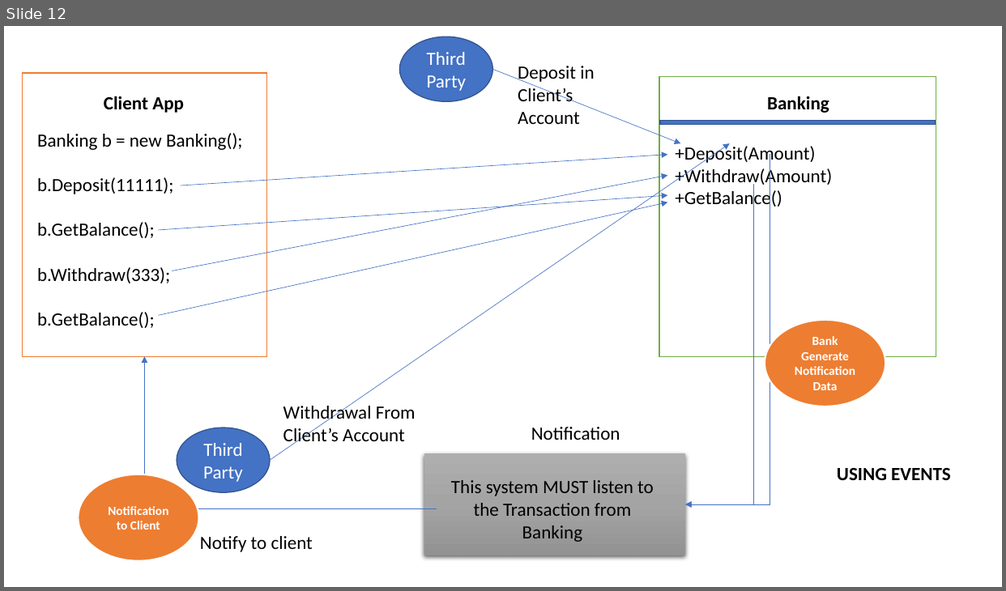
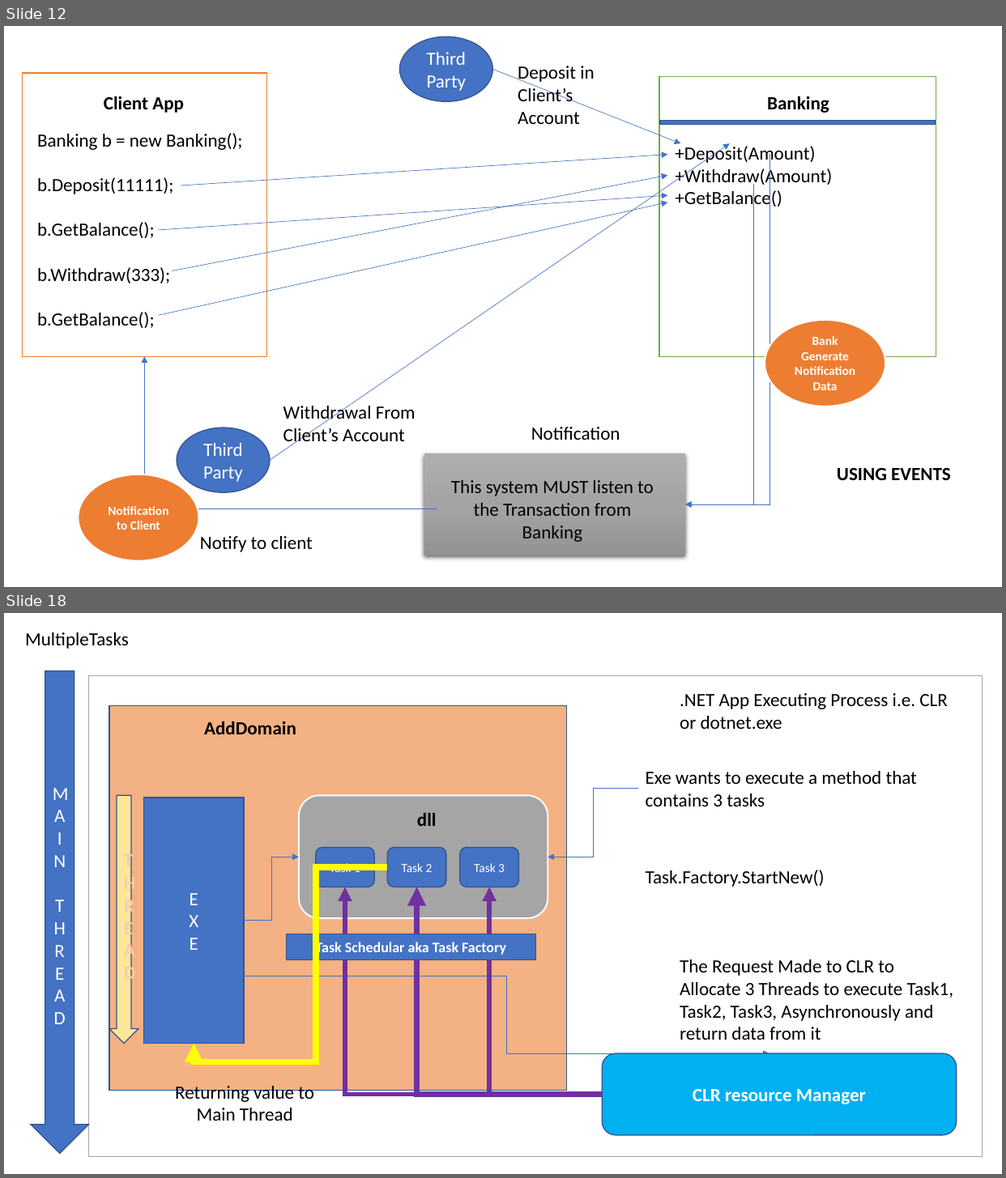
Before and after one commit to maheshsabnis/CS_Applications_MB, a slide deck: MB_Training_Images.pptx. Shown one above the other, each under a label of ours: slide 12 before the commit, slides 12 and 18 after it; the slides between them are not shown. The pictures are 1006x591 and 1006x1178 pixels, drawn with LibreOffice and Linux fonts; fonts in the diff are those of the drawing. Boxes give left, top, right and bottom in pixels: in the first picture for what was removed or moved away, otherwise in the second. Text is boxed around its words. In the diff, an @@ line names an element or a change of style, - is before the commit and + after.

Commit message:
Data:12-Aug-2022

```diff
--- a/MB_Training_Images.pptx
+++ b/MB_Training_Images.pptx
@@ slide 18 added at bbox=[4, 613, 1002, 1174], background #FFFFFF @@
@@ text added at bbox=[25, 632, 129, 649], 18 pt, text #000000 @@
+MultipleTasks
@@ down arrow added at bbox=[31, 671, 89, 1154], fill #4472C4, outline #325491 1 pt, 18 pt, text #FFFFFF @@
+M
+A
+I
+N
+T
+H
+R
+E
+A
+D
@@ rectangle added at bbox=[88, 676, 982, 1157], fill #FFFFFF, outline #A5A5A5 1 pt @@
@@ rectangle added at bbox=[109, 706, 567, 1091], fill #F4B183, outline #325491 1 pt @@
@@ text added at bbox=[680, 693, 948, 729], 18 pt, text #000000 @@
+.NET App Executing Process i.e. CLR or dotnet.exe
@@ text added at bbox=[204, 721, 296, 735], 18 pt, text #000000, bold @@
+AddDomain
@@ text added at bbox=[646, 771, 917, 807], 18 pt, text #000000 @@
+Exe wants to execute a method that contains 3 tasks
@@ down arrow added at bbox=[109, 796, 138, 1043], fill #FFE699, outline #325491 1 pt, 18 pt, text #F8CBAD, bold @@
+T
+H
+R
+E
+A
+D
@@ rectangle added at bbox=[144, 798, 245, 1044], fill #4472C4, outline #325491 1 pt, 18 pt, text #FFFFFF @@
+E
+X
+E
@@ rounded rectangle added at bbox=[299, 796, 548, 918], fill #A5A5A5, outline #FFFFFF 1.5 pt @@
@@ elbow arrow added from (638, 788) to (548, 857), #4472C4 0.5 pt @@
@@ text added at bbox=[417, 813, 437, 826], 18 pt, text #000000, bold @@
+dll
@@ rounded rectangle added at bbox=[315, 847, 374, 887], fill #4472C4, outline #325491 1 pt, 12 pt, text #FFFFFF @@
+Task 1
@@ rounded rectangle added at bbox=[387, 847, 446, 887], fill #4472C4, outline #325491 1 pt, 12 pt, text #FFFFFF @@
+Task 2
@@ rounded rectangle added at bbox=[460, 847, 519, 887], fill #4472C4, outline #325491 1 pt, 12 pt, text #FFFFFF @@
+Task 3
@@ elbow arrow added from (387, 867) to (194, 1043), #FFFF00 6 pt @@
@@ elbow arrow added from (244, 921) to (299, 857), #4472C4 0.5 pt @@
@@ text added at bbox=[646, 870, 825, 887], 18 pt, text #000000 @@
+Task.Factory.StartNew()
@@ elbow arrow added from (602, 1094) to (345, 887), #7030A0 4.5 pt @@
@@ elbow arrow added from (602, 1094) to (417, 887), #7030A0 6 pt @@
@@ elbow arrow added from (602, 1094) to (489, 887), #7030A0 4.5 pt @@
@@ rectangle added at bbox=[287, 934, 536, 960], fill #4472C4, outline #325491 1 pt, 14 pt, text #FFFFFF, bold @@
+Task Schedular aka Task Factory
@@ elbow arrow added from (244, 977) to (769, 1054), #4472C4 0.5 pt @@
@@ text added at bbox=[680, 960, 953, 1040], 18 pt, text #000000 @@
+The Request Made to CLR to Allocate 3 Threads to execute Task1, Task2, Task3, Asynchronously and return data from it
@@ rounded rectangle added at bbox=[602, 1054, 957, 1135], fill #00B0F0, outline #325491 1 pt, 18 pt, text #FFFFFF, bold @@
+CLR resource Manager
@@ text added at bbox=[175, 1086, 314, 1121], 18 pt, text #000000 @@
+Returning value to Main Thread
```
Also in this commit, not shown: 6 other slides added, 24 other files.
